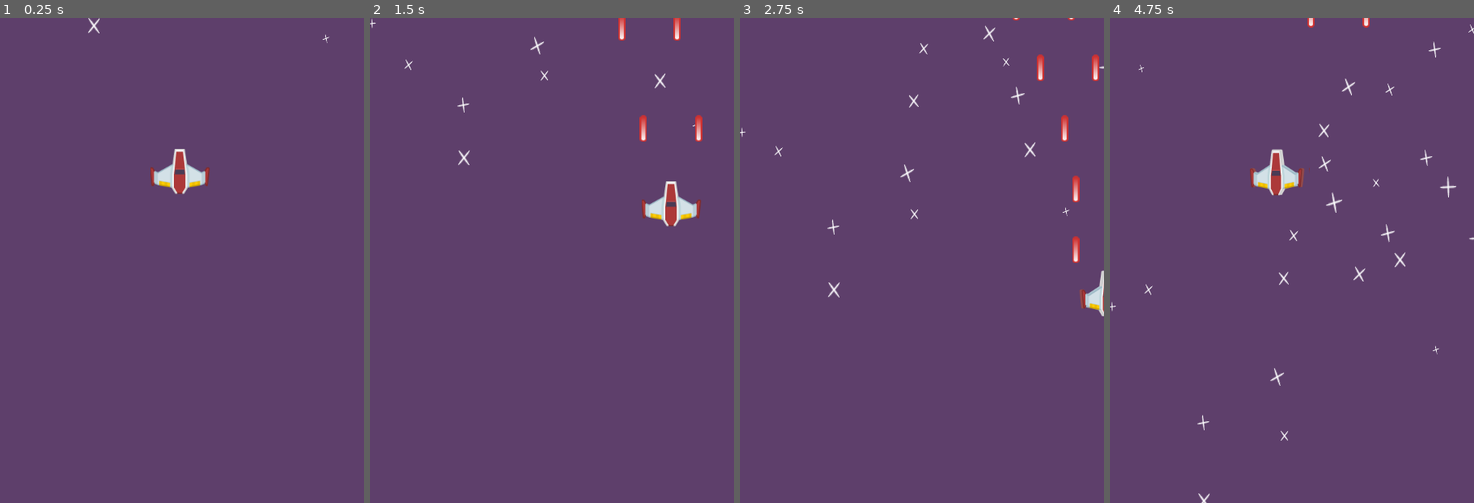
Above: before the commit, frames 1-4 (left to right).
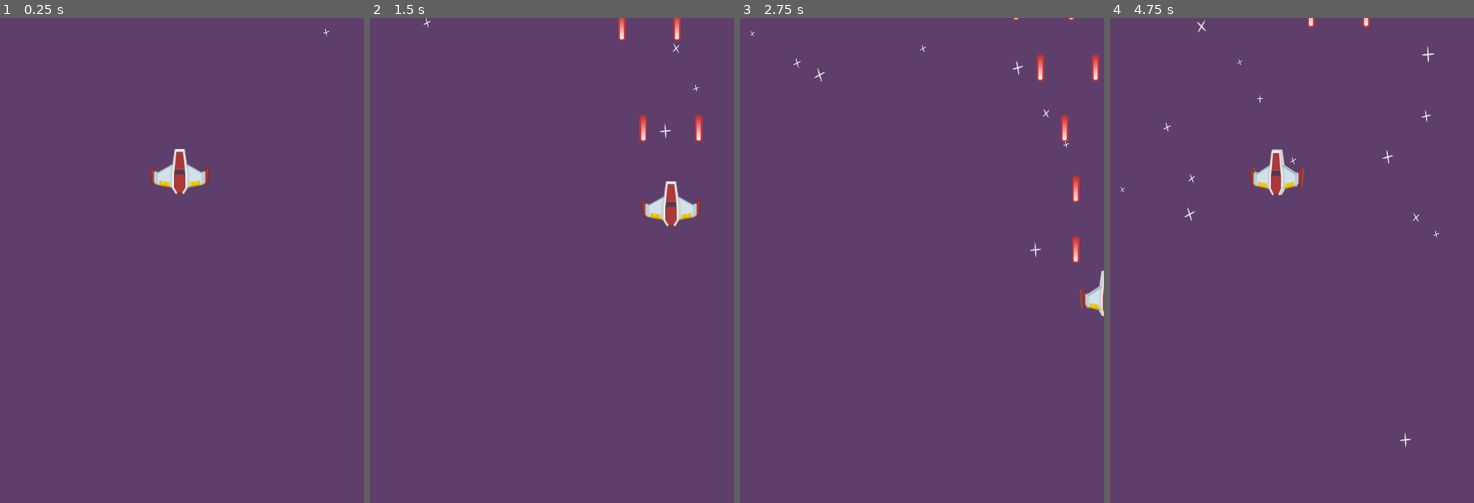
Above: after the commit, the same moments.

Repository: CodeNMore/Yet-Another-Space-Shooter
Game: Godot game, scene res://MainScenes/Gameplay.tscn
Two runs of this game, one before a commit and one after it. Both use one fixed random seed, a clock stepped at 60 frames per second and the inputs below.
Inputs:
- Up to frame 1 (0.25 s): no input
- Up to frame 2 (1.5 s): hold D (move_right) 0.53-1.28 s; hold Space (shoot) 0.53-1.28 s; hold S (move_down) from 1.28 s (still down); tap Space (shoot) at 1.35 s
- Up to frame 3 (2.75 s): release S (move_down) at 2.03 s; hold D (move_right) from 2.03 s (still down); hold Space (shoot) from 2.03 s (still down)
- Up to frame 4 (4.75 s): release D (move_right) at 2.78 s; release Space (shoot) at 2.78 s; hold W (move_up) 2.78-3.53 s; tap Space (shoot) at 2.85, 4.35 s; hold Space (shoot) 3.53-4.28 s; hold A (move_left) from 3.53 s (still down)

The runs differ from the first frame. In frame 1, less than 0.1% of the frame differs, in the area x 24-91%, y 0-6%; in frame 2, 0.3%; in frame 3, 0.5%; in frame 4, 0.9%, in the area x 0-100%, y 0-100%.

Commit message:
Tweaked starfield

Diff:
--- a/MainScenes/Gameplay.tscn
+++ b/MainScenes/Gameplay.tscn
@@ -14,19 +14,19 @@
 [node name="CPUParticles2D" type="CPUParticles2D" parent="Background"]
 position = Vector2( 73.5532, 0 )
 amount = 50
-lifetime = 10.0
+lifetime = 16.0
 texture = ExtResource( 3 )
 emission_shape = 2
 emission_rect_extents = Vector2( 80, 1 )
 direction = Vector2( 0, 1 )
 spread = 0.0
 gravity = Vector2( 0, 0 )
-initial_velocity = 40.0
-initial_velocity_random = 0.6
+initial_velocity = 30.0
+initial_velocity_random = 0.69
 angle = 52.2
 angle_random = 1.0
 scale_amount = 0.1
-scale_amount_random = 0.24
+scale_amount_random = 0.15
 
 [node name="Player" parent="." instance=ExtResource( 1 )]
 position = Vector2( 222.918, 190.882 )
